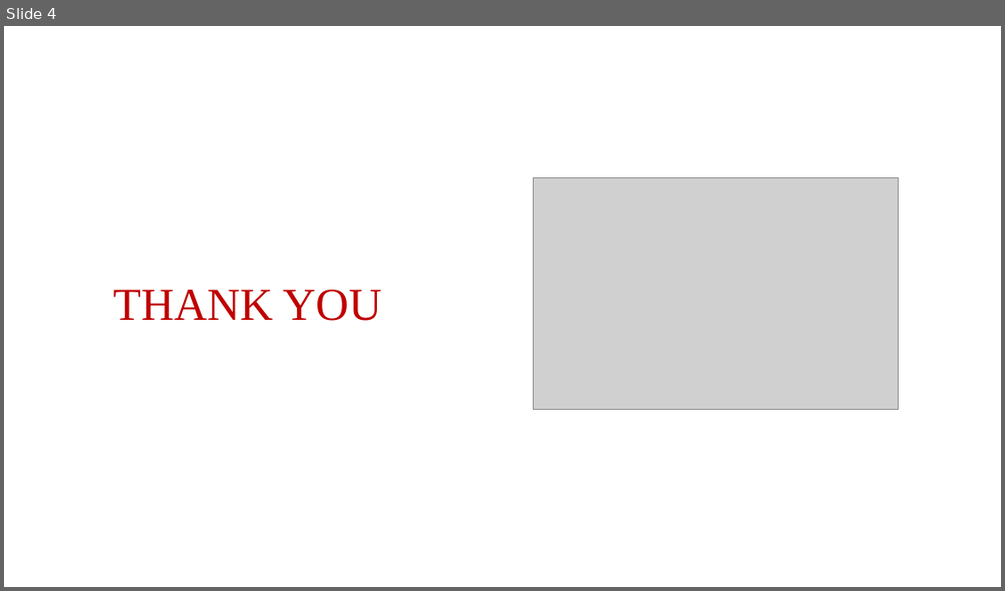
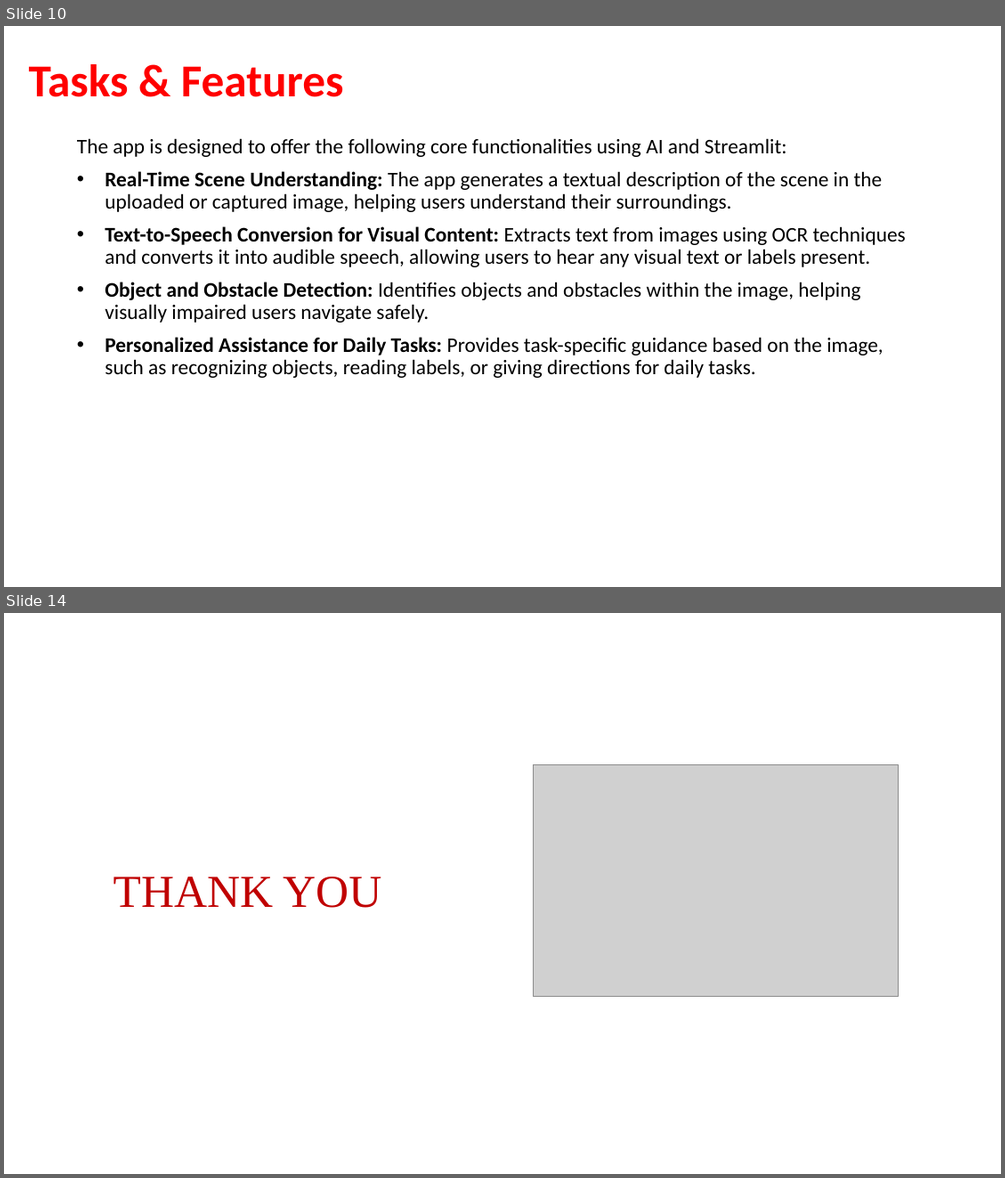
Before and after one commit to VijayShinde1996/AI_Powered_Assistant_Visually_Impaired_Individuals, a slide deck: Innomatics_Project_Report.pptx. Shown one above the other, each under a label of ours: slide 4 before the commit, slides 10 and 14 after it; the slides between them are not shown. The pictures are 1005x591 and 1005x1178 pixels, drawn with LibreOffice and Linux fonts; fonts in the diff are those of the drawing; grey boxes stand for pictures; background and template pictures are left out. Boxes give left, top, right and bottom in pixels: in the first picture for what was removed or moved away, otherwise in the second. Text is boxed around its words. In the diff, an @@ line names an element or a change of style, - is before the commit and + after.

```diff
--- a/Innomatics_Project_Report.pptx
+++ b/Innomatics_Project_Report.pptx
@@ slide 10 added at box(4, 26, 1001, 587), background #FFFFFF @@
@@ title added at box(29, 64, 344, 97), 44 pt, text #FF0000, bold @@
+Tasks & Features
@@ text added at box(77, 138, 906, 378), 20 pt, text #000000 @@
+The app is designed to offer the following core functionalities using AI and Streamlit:
+• Real-Time Scene Understanding: The app generates a textual description of the scene in the uploaded or captured image, helping users understand their surroundings.
+• Text-to-Speech Conversion for Visual Content: Extracts text from images using OCR techniques and converts it into audible speech, allowing users to hear any visual text or labels present.
+• Object and Obstacle Detection: Identifies objects and obstacles within the image, helping visually impaired users navigate safely.
+• Personalized Assistance for Daily Tasks: Provides task-specific guidance based on the image, such as recognizing objects, reading labels, or giving directions for daily tasks.
@@ what was slide 4 is now slide 14 @@
```
Also in this commit, not shown: 12 other slides added, 3 slides removed, 4 other files.
